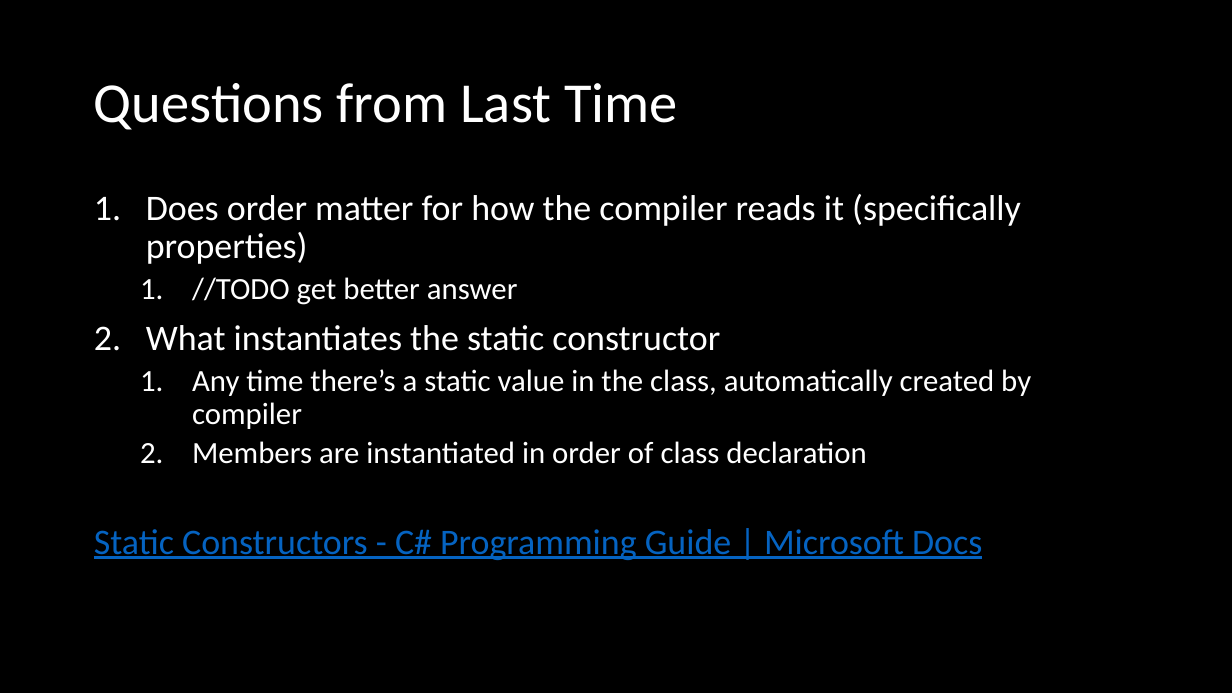
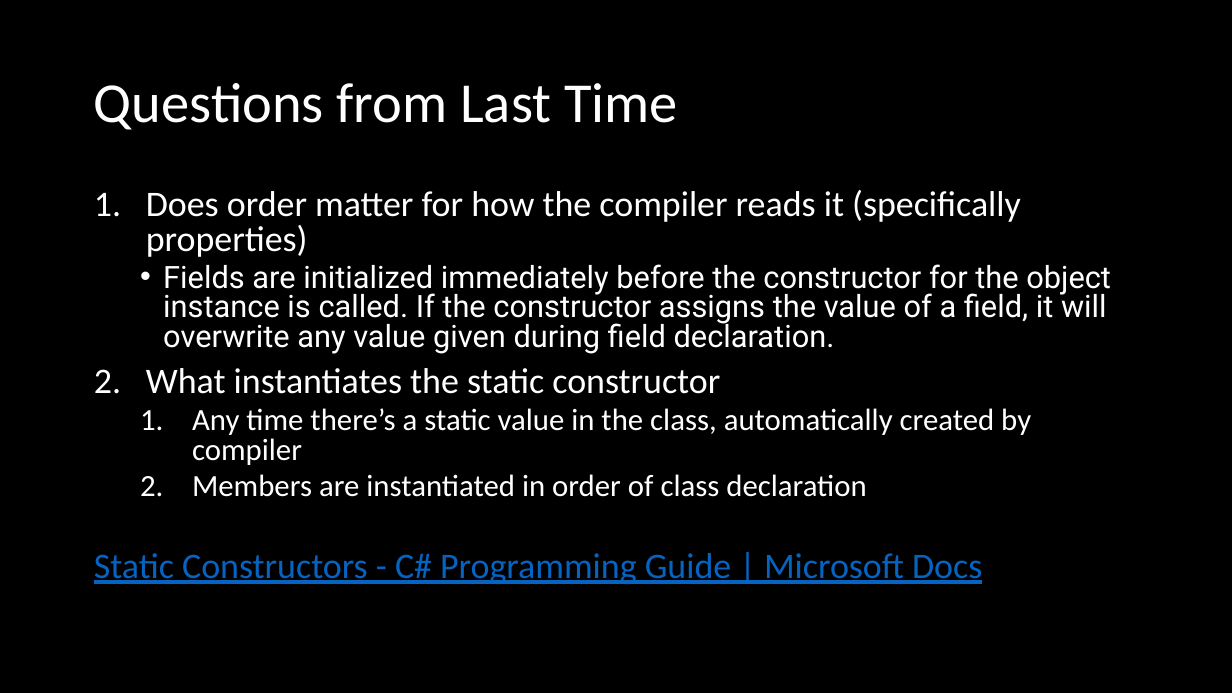
Before and after one commit to microsoft/Flash_University, a slide deck: slide 2 of CLR_via_CSharp/Chapter8/Methods.pptx. Drawn at 1232x693 pixels with LibreOffice and Linux fonts; fonts in the diff are those of the drawing. Boxes give left, top, right and bottom in pixels: in the first picture for what was removed or moved away, otherwise in the second. Text is boxed around its words. In the diff, an @@ line names an element or a change of style, - is before the commit and + after.

Commit message:
updating ppt

```diff
--- a/CLR_via_CSharp/Chapter8/Methods.pptx
+++ b/CLR_via_CSharp/Chapter8/Methods.pptx
@@ text at [94, 190, 1031, 584]: line spacing 0.9 to 0.8 @@
@@ text at [163, 264, 1111, 354]: text changed; font Calibri to Roboto @@
-  1. //TODO get better answer
+  • Fields are initialized immediately before the constructor for the object instance is called. If the constructor assigns the value of a field, it will overwrite any value given during field declaration.
```
